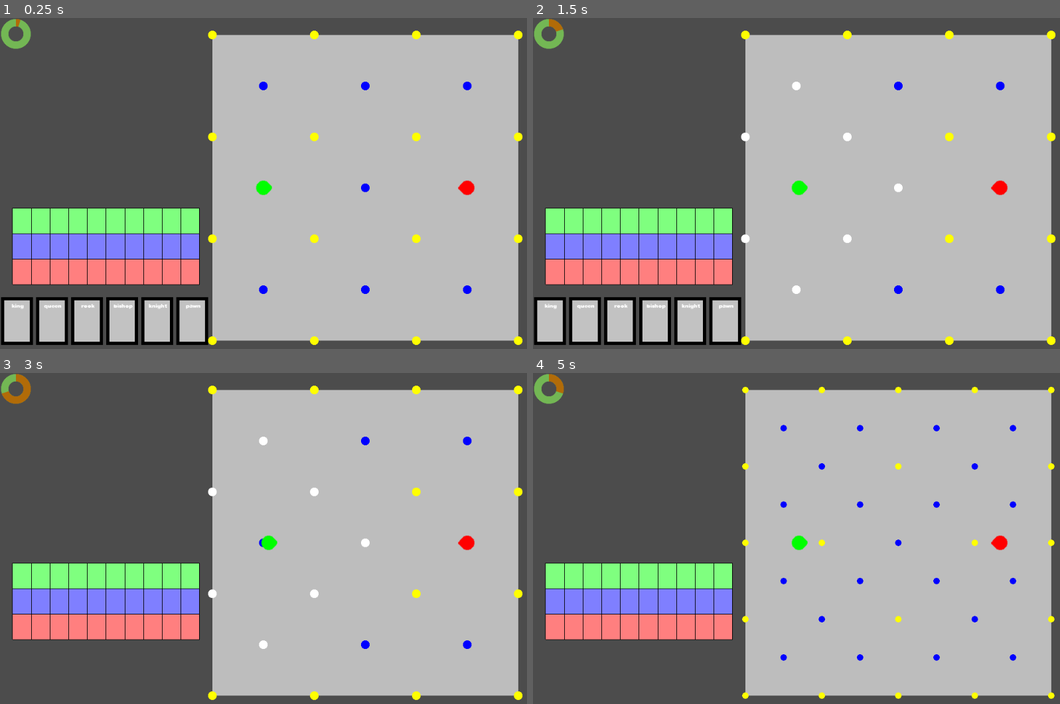
Above: before the commit, frames 1-4 (two rows, left to right).
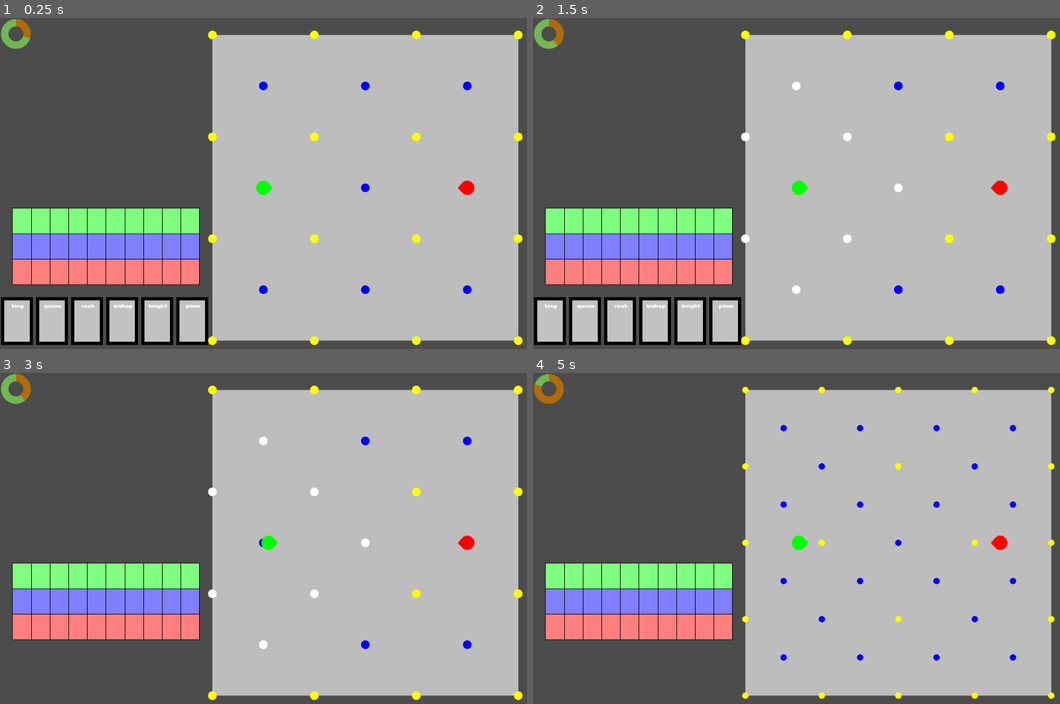
Above: after the commit, the same moments.

Repository: Pe3Hu/kanikani
Game: Godot game, scene res://scenes/Game.tscn
Two runs of this game, one before a commit and one after it. Both use one fixed random seed, a clock stepped at 60 frames per second and the inputs below.
Inputs (mouse positions are in pixels of both pictures, inside the frame that each line leads up to):
- Up to frame 1 (0.25 s): no input
- Up to frame 2 (1.5 s): click (548, 322) at 0.52 s; tap Enter at 1.25 s; move the mouse to (917, 170) at 1.27 s; hold D from 1.28 s (still down); tap Q at 1.35 s; click (917, 170) at 1.42 s
- Up to frame 3 (3 s): tap Space at 2 s; move the mouse to (158, 558) at 2.02 s; release D at 2.03 s; hold S 2.03-2.78 s; tap E at 2.1 s; move the mouse to (316, 468) at 2.77 s; hold D from 2.78 s (still down); tap 1 at 2.85 s
- Up to frame 4 (5 s): move the mouse to (770, 611) at 3.52 s; release D at 3.53 s; hold W 3.53-4.28 s; tap Q at 3.6 s; click (770, 611) at 3.67 s; move the mouse to (959, 594) at 4.27 s; hold A from 4.28 s (still down); tap E at 4.35 s

The runs differ from the first frame. In frame 1, less than 0.1% of the frame differs, in the area x 3-6%, y 0-7%; in frame 2, less than 0.1%; in frame 3, less than 0.1%; in frame 4, 0.2%, in the area x 0-6%, y 3-10%.

Commit message:
update version 0.005
1. dancer rotate & move update

Diff:
--- a/scripts/Classes_1.gd
+++ b/scripts/Classes_1.gd
@@ -301,14 +301,15 @@
 	func update_eye():
 		vec.eye = Vector2(1,0).rotated(num.angle.current)
 
-		if vec.eye.x != 0:
-			vec.eye.x = vec.eye.x/abs(vec.eye.x)
-		if vec.eye.y != 0:
-			vec.eye.y = vec.eye.y/abs(vec.eye.y)
+#		if vec.eye.x != 0:
+#			vec.eye.x = vec.eye.x/abs(vec.eye.x)
+#		if vec.eye.y != 0:
+#			vec.eye.y = vec.eye.y/abs(vec.eye.y)
+		pass
 
 	func get_angle_by_target(dot_):
 		var vector = dot_.vec.position-vec.position
-		num.angle.target = vec.eye.angle_to(vector)
+		num.angle.target = vec.eye.angle_to(vector)+num.angle.current
 
 	func rotate_by(angle_):
 		num.angle.current += angle_
@@ -317,6 +318,15 @@
 
 	func get_time_for_rotate():
 		var time = float(abs(num.angle.current-num.angle.target))/obj.feature.dict["rotate"].current
+		return time
+
+	func move_by(d_):
+		var step = Vector2(vec.eye.x*d_,vec.eye.y*d_)
+		vec.position += step
+		scene.dancer.position = vec.position
+
+	func get_time_for_move(position_):
+		var time = vec.position.distance_to(position_)/obj.feature.dict["move"].current
 		return time
 
 	func find_enemy():
@@ -340,7 +350,7 @@
 
 	func get_damage(damage_):
 		num.hp.current -= damage_
-		print(num.hp.current)
+		print(self, "now have hp ", num.hp.current)
 
 		if num.hp.current <= 0:
 			die()
--- a/scripts/Classes_2.gd
+++ b/scripts/Classes_2.gd
@@ -28,16 +28,17 @@
 		if dancer != null:
 			var start = dancer.obj.dot
 			var windroses = start.dict.neighbor[Global.num.layer.square]
-			var eye = Global.dict.eye[dancer.vec.eye]
-			#print(eye,dancer.num.angle.current,windroses)
+			#rint(eye,dancer.num.angle.current,windroses)
 
 			if windroses.size() > 0:
 				match word.chesspiece:
 					"pawn":
-						var dot = windroses[eye]
-
-						if dot.obj.dancer == null:
-							ends.append(dot)
+						if Global.dict.eye.keys().has(dancer.vec.eye):
+							var eye = Global.dict.eye[dancer.vec.eye]
+							var dot = windroses[eye]
+
+							if dot.obj.dancer == null:
+								ends.append(dot)
 					"rook":
 						for windrose in windroses:
 							if windrose.length() == 1:
@@ -119,11 +120,30 @@
 			input.object = dancer
 
 			var data = {}
-			data.dacner = dancer
+			data.dancer = dancer
+			data.pas = self
 			data.effect = Classes_3.Effect.new(input)
 			data.time = dancer.get_time_for_rotate()
+			data.delay = 0
 			data.cord = "standart"
 			Global.obj.timeflow.add_pause(data)
+
+			input.value = dancer.obj.feature.dict["move"].current
+			input.content = "move"
+			data.effect = Classes_3.Effect.new(input)
+			data.delay = data.time
+			data.cord = "standart"
+			data.time = dancer.get_time_for_move(obj.dot.vec.position)
+			Global.obj.timeflow.add_pause(data)
+
+			var ends = []
+			ends.append_array(Global.obj.ballroom.arr.end)
+			Global.obj.ballroom.arr.end = []
+
+			for end in ends:
+				end.update_color()
+
+			Global.obj.ballroom.obj.current.dot =null
 
 class Easel:
 	var num = {}
--- a/scripts/Classes_3.gd
+++ b/scripts/Classes_3.gd
@@ -13,14 +13,28 @@
 		obj.subject = input_.subject
 		obj.object = input_.object
 
+		match word.content:
+			"rotate":
+				num.value *= Global.obj.timeflow.num.tick
+			"move":
+				num.value *= Global.obj.timeflow.num.tick
+				obj.object.obj.dot.obj.dancer = null
+				obj.object.obj.dot = null
+				print("begin",obj.object.vec.position)
+				pass
+
 	func apply():
 #		dict.effect.cast = ["stream","splash"]
 #		dict.effect.content = ["rotate","move","damage","heal","instigate","buff","debuff"]
-		match obj.content:
+		match word.content:
 			"rotate":
 				var angle = obj.object.num.angle.target-obj.object.num.angle.current
-				var step = min(angle,obj.object.obj.feature["rotate"].current)*sign(angle)
+				var step = float(min(num.value,abs(angle)))*sign(angle)
 				obj.object.rotate_by(step)
+			"move":
+				var d = obj.object.vec.position.distance_to(obj.act.obj.pas.obj.dot.vec.position)
+				var step = float(min(num.value,d))
+				obj.object.move_by(step)
 
 class Act:
 	var num = {}
@@ -30,11 +44,15 @@
 
 	func _init(input_):
 		obj.cord = input_.cord
-		obj.dacner = input_.dacner
+		obj.dancer = input_.dancer
 		obj.effect = input_.effect
+		obj.effect.obj.act = self
+		obj.effect.num.time = input_.time
 		obj.timeflow = Global.obj.timeflow
+		obj.pas = input_.pas
+		num.begin = input_.begin
+		num.end = input_.end
 		num.time = input_.time
-		num.pause = input_.pause
 		vec.position = input_.position
 		num.r = Global.num.ballroom.a/4
 		color.current = Color.white
@@ -49,7 +67,11 @@
 		if obj.effect.word.cast == "splash":
 			obj.effect.apply()
 
-		var pause = obj.cord.dict.pause[num.pause]
+		if obj.effect.word.content == "move":
+			obj.dancer.vec.position = obj.pas.obj.dot.vec.position
+			obj.dancer.set_dot()
+		#print(obj.dancer.vec.eye)
+		var pause = obj.cord.dict.pause[num.end]
 		pause.erase(self)
 
 class Cord:
@@ -82,17 +104,17 @@
 		num.y = (arr.vertex.front().y+arr.vertex.back().y)/2
 
 	func add_act(data_):
-		if !dict.pause.keys().has(data_.pause):
-			dict.pause[data_.pause] = []
-
-		var time = data_.time
-		var x = time*Global.num.dent.x
-		data_.position = Vector2(obj.timeflow.num.begin+x,num.y)
+		if !dict.pause.keys().has(data_.end):
+			dict.pause[data_.end] = []
+
+		var end = data_.end-obj.timeflow.num.time.current
+		var x = obj.timeflow.num.begin+end*Global.num.dent.x
+		data_.position = Vector2(x,num.y)#
 		data_.cord = self
 		var act = Classes_3.Act.new(data_)
-		dict.pause[data_.pause].append(act)
+		dict.pause[data_.end].append(act)
 		var data = {}
-		data.value = data_.pause
+		data.value = data_.end
 		data.act = act
 		obj.timeflow.arr.timeline.append(data)
 
@@ -126,7 +148,6 @@
 		num.time.current = 0
 		num.tick = Global.node.Timer.wait_time#*Global.node.TimeBar.max_value
 		num.shift = Global.num.dent.x*num.tick
-		print(num.shift)
 		arr.timeline = []
 		init_cords()
 		init_dents()
@@ -165,6 +186,7 @@
 
 	func tick(repeats_):
 		var timeskip = num.tick*repeats_
+
 		if arr.timeline.size() > 0:
 			var time = get_closest_act().value
 
@@ -173,13 +195,16 @@
 
 			num.time.current += timeskip
 			var shift = Vector2(-num.shift*timeskip/num.tick,0)
-			print(num.time.current)
 
 			for dent in arr.dent:
 				dent.shift(shift)
 
 			for timeline in arr.timeline:
 				timeline.act.shift(shift)
+
+			for timeline in arr.timeline:
+				if timeline.act.obj.effect.word.cast == "stream" && timeline.act.num.begin <= num.time.current:
+					timeline.act.obj.effect.apply()
 
 			if time == num.time.current:
 				for timeline in arr.timeline:
@@ -195,6 +220,7 @@
 		return act
 
 	func add_pause(data_):
-		print(data_.time)
-		data_.pause = num.time.current+data_.time
+		#print("new pause ",data_.time)
+		data_.begin = num.time.current+data_.delay
+		data_.end = num.time.current+data_.time+data_.delay
 		dict.cord[data_.cord].add_act(data_)
--- a/scripts/Global.gd
+++ b/scripts/Global.gd
@@ -105,8 +105,8 @@
 		"champion": {
 			"hp": 1000,
 			"mp": 100,
-			"rotate": 0.1,
-			"move": 1,
+			"rotate": 0.5,
+			"move": 100,
 			"irritant": 1
 		},
 		"mob": {
@@ -165,7 +165,7 @@
 func init_flag():
 	flag.click = false
 	flag.stop = false
-	flag.timeflow = false
+	flag.timeflow = true
 
 func init_vec():
 	vec.ballroom = {}
--- a/scripts/TimeflowDraw.gd
+++ b/scripts/TimeflowDraw.gd
@@ -20,8 +20,6 @@
 		for dent in Global.obj.timeflow.arr.dent:
 			draw_line(dent.arr.vertex.front(),dent.arr.vertex.back(),dent.color.line,dent.num.weight)
 
-
-
 func _process(delta):
 
 	update()
